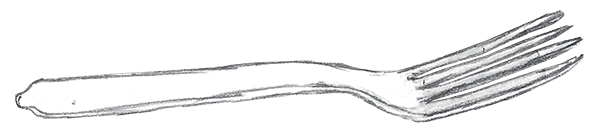
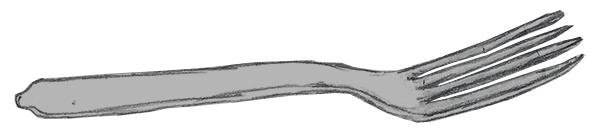
Layer changes from the first 592 x 138 image to the second:
added layer "colors" (multiply, 80%) above "Calque 1" over [14, 10, 587, 123]
painted on "Calque 1" over [417, 51, 524, 102]
